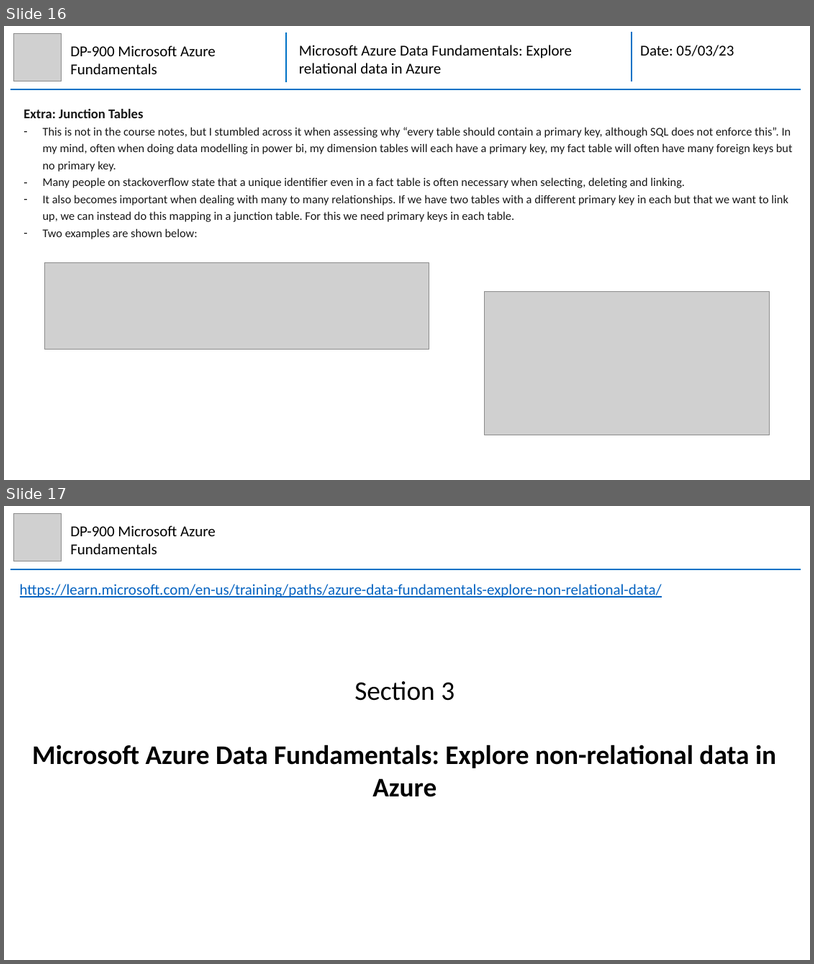
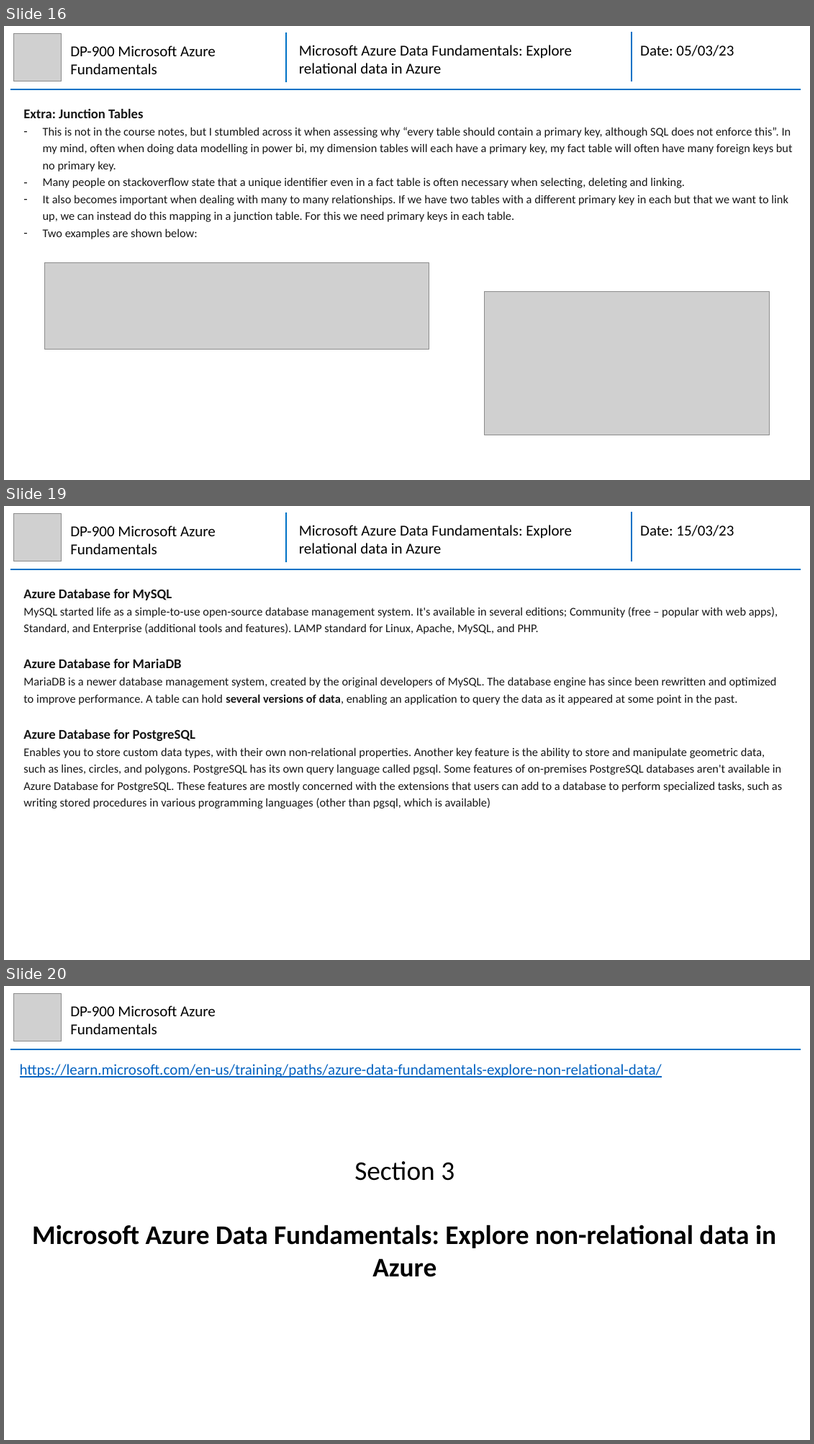
Before and after one commit to mhaythornthwaite/Testing_ML_Algorithms, a slide deck: Azure_DP-900_Fundamentals/MJH_DP-900_Azure_Fundamentals_Notes.pptx. Shown one above the other, each under a label of ours: slides 16 and 17 before the commit, slides 16, 19 and 20 after it; the slides between them are not shown. The pictures are 814x964 and 814x1444 pixels, drawn with LibreOffice and Linux fonts; fonts in the diff are those of the drawing; grey boxes stand for pictures. Boxes give left, top, right and bottom in pixels: in the first picture for what was removed or moved away, otherwise in the second. Text is boxed around its words. In the diff, an @@ line names an element or a change of style, - is before the commit and + after.

Commit message:
Azure DP900 Section 2 Module 2

```diff
--- a/Azure_DP-900_Fundamentals/MJH_DP-900_Azure_Fundamentals_Notes.pptx
+++ b/Azure_DP-900_Fundamentals/MJH_DP-900_Azure_Fundamentals_Notes.pptx
@@ slide 19 added at (4, 506, 810, 960), background #FFFFFF @@
@@ picture added at (13, 513, 62, 561) @@
@@ text added at (70, 525, 216, 554), 18 pt, text #000000 @@
+DP-900 Microsoft Azure Fundamentals
@@ group added at (10, 512, 801, 569): 3 lines, 2 texts @@
+Microsoft Azure Data Fundamentals: Explore relational data in Azure
+Date: 15/03/23
@@ text added at (23, 589, 782, 808), 14 pt, text #161616 @@
+Azure Database for MySQL
+MySQL started life as a simple-to-use open-source database management system. It's available in several editions; Community (free – popular with web apps), Standard, and Enterprise (additional tools and features). LAMP standard for Linux, Apache, MySQL, and PHP.
+Azure Database for MariaDB
+MariaDB is a newer database management system, created by the original developers of MySQL. The database engine has since been rewritten and optimized to improve performance. A table can hold several versions of data, enabling an application to query the data as it appeared at some point in the past.
+Azure Database for PostgreSQL
+Enables you to store custom data types, with their own non-relational properties. Another key feature is the ability to store and manipulate geometric data, such as lines, circles, and polygons. PostgreSQL has its own query language called pgsql. Some features of on-premises PostgreSQL databases aren't available in Azure Database for PostgreSQL. These features are mostly concerned with the extensions that users can add to a database to perform specialized tasks, such as writing stored procedures in various programming languages (other than pgsql, which is available)
@@ what was slide 17 is now slide 20 @@
```
Also in this commit, not shown: 3 other slides added.
